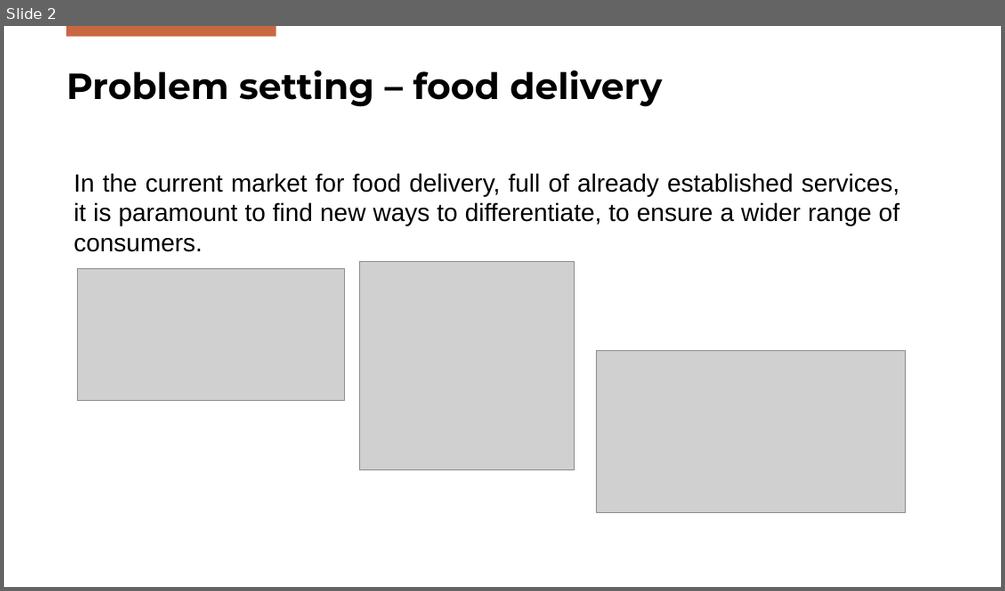
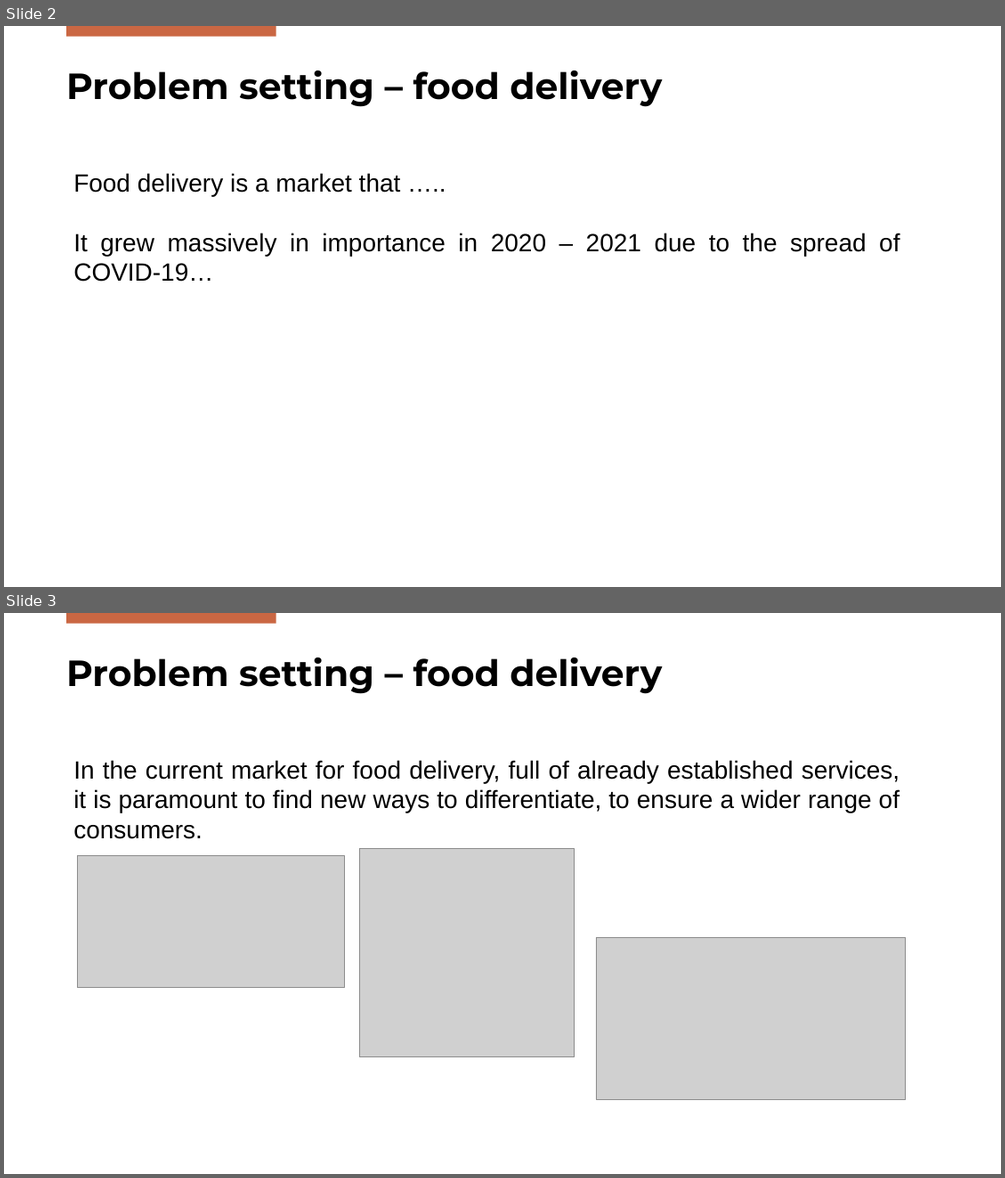
Before and after one commit to DanieleGotti/Food_Delivery_Time_Prediction, a slide deck: Presentazione_Gotti_Mazzoleni.pptx. Shown one above the other, each under a label of ours: slide 2 before the commit, slides 2 and 3 after it. The pictures are 1005x591 and 1005x1178 pixels, drawn with LibreOffice and Linux fonts; fonts in the diff are those of the drawing; grey boxes stand for pictures; background and template pictures are left out. Boxes give left, top, right and bottom in pixels: in the first picture for what was removed or moved away, otherwise in the second. Text is boxed around its words. In the diff, an @@ line names an element or a change of style, - is before the commit and + after.

```diff
--- a/Presentazione_Gotti_Mazzoleni.pptx
+++ b/Presentazione_Gotti_Mazzoleni.pptx
@@ slide 2 added at [4, 26, 1001, 587], background #FFFFFF; not listed: 1 template element that a slide beside it also shows @@
@@ title added at [66, 70, 662, 107], 35 pt, text #000000, bold @@
+Problem setting – food delivery
@@ text added at [73, 173, 899, 281], 24 pt, text #000000 @@
+Food delivery is a market that …..
+It grew massively in importance in 2020 – 2021 due to the spread of COVID-19…
@@ what was slide 2 is now slide 3 @@
```
Also in this commit, not shown: 2 slides changed, 9 other slides added, 19 other files.
